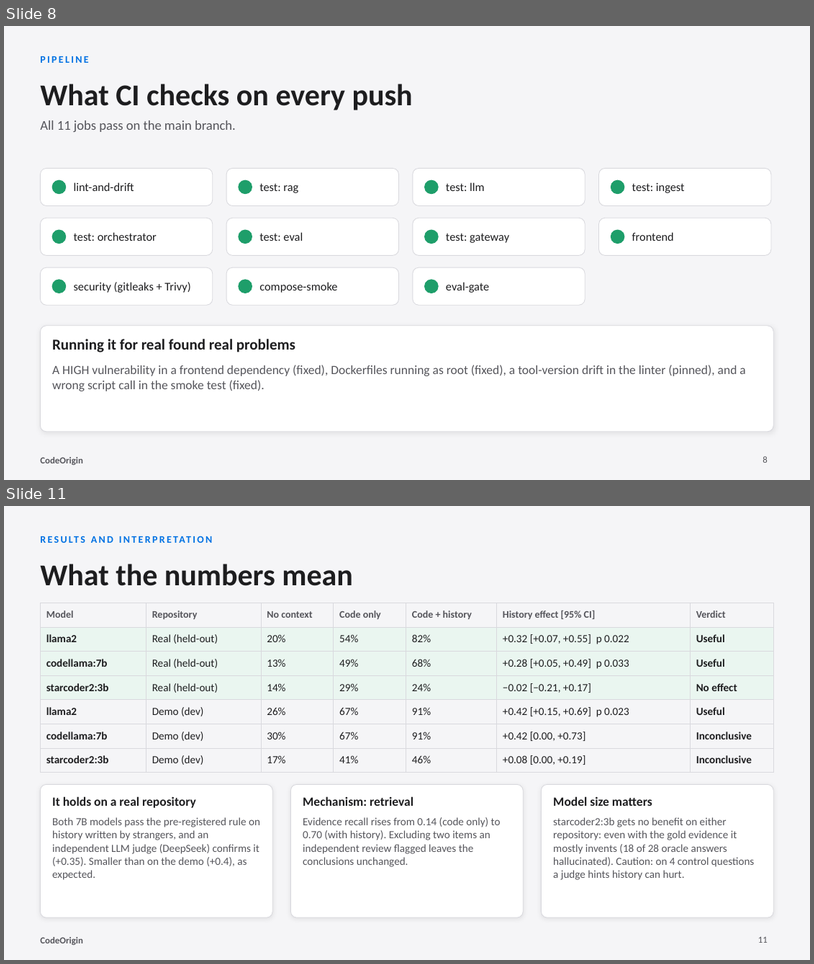
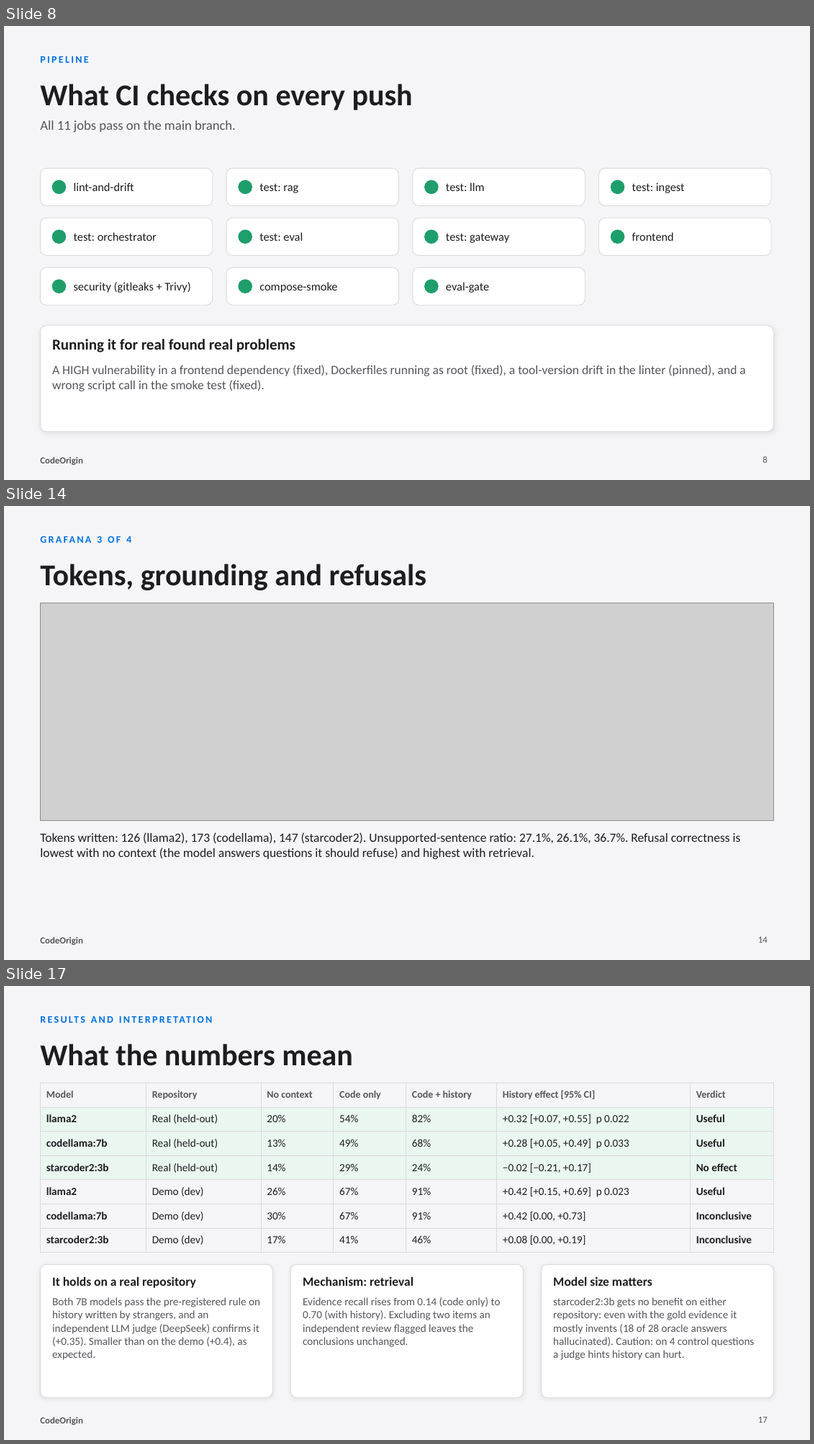
Before and after one commit to IATESPAGHETTI/Code_Origin, a slide deck: docs/CodeOrigin_presentation.pptx. Shown one above the other, each under a label of ours: slides 8 and 11 before the commit, slides 8, 14 and 17 after it; the slides between them are not shown. The pictures are 814x964 and 814x1444 pixels, drawn with LibreOffice and Linux fonts; fonts in the diff are those of the drawing; grey boxes stand for pictures. Boxes give left, top, right and bottom in pixels: in the first picture for what was removed or moved away, otherwise in the second. Text is boxed around its words. In the diff, an @@ line names an element or a change of style, - is before the commit and + after.

```diff
--- a/docs/CodeOrigin_presentation.pptx
+++ b/docs/CodeOrigin_presentation.pptx
@@ slide 14 added at (4,506,810,960), background #F5F5F7; not listed: 1 template element that a slide beside it also shows @@
@@ text added at (97,536,131,543), 12 pt, text #0071E3, bold @@
+GRAFANA 3 OF 4
@@ text added at (40,564,427,590), 36 pt, text #1D1D1F, bold @@
+Tokens, grounding and refusals
@@ picture added at (40,602,774,820) @@
@@ text added at (40,832,741,859), 15 pt, text #1D1D1F @@
+Tokens written: 126 (llama2), 173 (codellama), 147 (starcoder2). Unsupported-sentence ratio: 27.1%, 26.1%, 36.7%. Refusal correctness is lowest with no context (the model answers questions it should refuse) and highest with retrieval.
@@ page number added at (759,937,768,942), 11 pt, text #55555B @@
+14
@@ what was slide 11 is now slide 17 @@
@@ page number at (759,1417,768,1422): text changed @@
-11
+17
```
Also in this commit, not shown: 1 slide changed, 6 other slides added, 1 slide removed, 19 other files.
